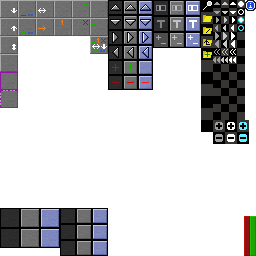
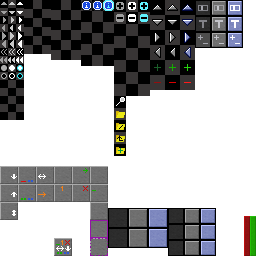
Layer changes from the first 256 × 256 image to the second:
painted on "Icons" over [0, 0, 256, 256]
painted on "Background" over [153, 0, 243, 48]
painted on "Mockup" over [0, 0, 249, 256]
